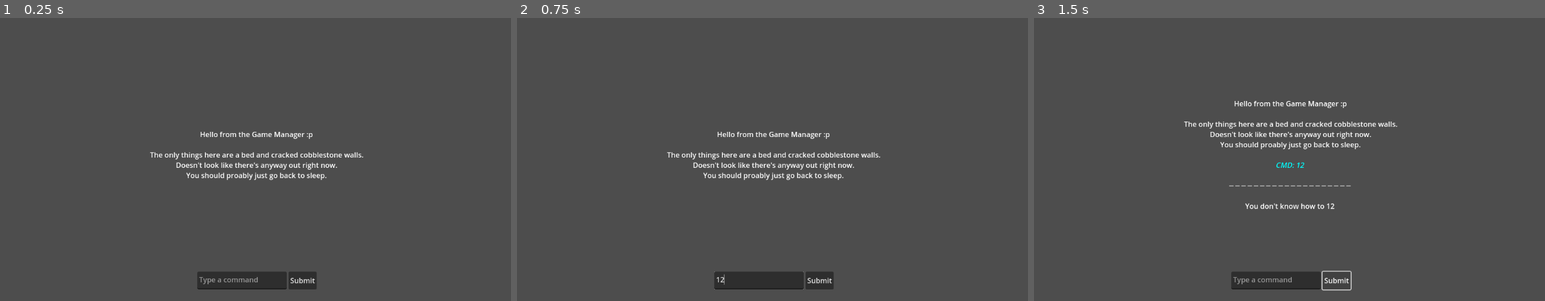
Above: before the commit, frames 1-3 (left to right).
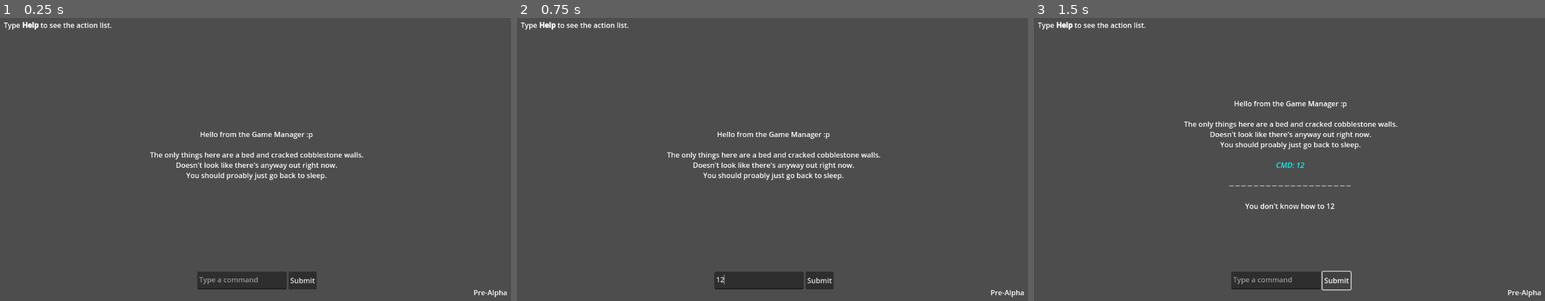
Above: after the commit, the same moments.

Repository: Uraxii/mouse
Game: Godot game, scene res://scenes/main.tscn
The game is run twice, just before and just after one commit, with the same random seed, the same clock (stepped at 60 frames per second) and the same inputs.
Inputs (mouse positions are in pixels of both pictures, inside the frame that each line leads up to):
- Up to frame 1 (0.25 s): no input
- Up to frame 2 (0.75 s): click (757, 281) at 0.52 s; type "12" at 0.6 s
- Up to frame 3 (1.5 s): click "Submit" at 1.25 s

The runs differ from the first frame. In frame 1, 0.3% of the frame differs, in the area x 0-100%, y 1-99%; in frame 2, 0.3%; in frame 3, 0.3%.

Commit message:
show inventory / items update

Diff:
--- a/scenes/interface.tscn
+++ b/scenes/interface.tscn
@@ -30,8 +30,10 @@
 grow_vertical = 2
 size_flags_horizontal = 4
 size_flags_vertical = 4
+bbcode_enabled = true
 text = "{{ Narration }}"
 scroll_following = true
+context_menu_enabled = true
 horizontal_alignment = 1
 vertical_alignment = 1
 script = ExtResource("2_t72xj")
@@ -88,3 +90,28 @@
 unique_name_in_owner = true
 layout_mode = 2
 text = "Submit"
+
+[node name="Tutorial" type="RichTextLabel" parent="."]
+layout_mode = 1
+offset_left = 10.0
+offset_top = 10.0
+offset_right = 267.0
+offset_bottom = 43.0
+bbcode_enabled = true
+text = "Type [b]Help[/b] to see the action list."
+
+[node name="Version" type="RichTextLabel" parent="."]
+layout_mode = 1
+anchors_preset = 3
+anchor_left = 1.0
+anchor_top = 1.0
+anchor_right = 1.0
+anchor_bottom = 1.0
+offset_left = -92.0
+offset_top = -38.0
+offset_right = -15.0
+offset_bottom = -5.0
+grow_horizontal = 0
+grow_vertical = 0
+bbcode_enabled = true
+text = "[right]Pre-Alpha[/right]"
--- /dev/null
+++ b/scenes/player.tscn
@@ -0,0 +1,19 @@
+[gd_scene load_steps=5 format=3 uid="uid://bplnu52h2ad8l"]
+
+[ext_resource type="Script" uid="uid://b6mb362n13ols" path="res://scripts/player.gd" id="1_3vyb7"]
+[ext_resource type="Script" uid="uid://bao1tg7dleank" path="res://scripts/resources/item.gd" id="2_qhqgy"]
+[ext_resource type="Script" uid="uid://dba7765ayqxv2" path="res://scripts/resources/inventory.gd" id="3_dqkch"]
+
+[sub_resource type="Resource" id="Resource_qlg0r"]
+script = ExtResource("3_dqkch")
+id = 0
+display_name = "Items"
+items = Array[ExtResource("2_qhqgy")]([])
+capacity = null
+inspect_text = "It can hold items."
+empty_text = "Sorry bud. Nothing but air here."
+metadata/_custom_type_script = "uid://dba7765ayqxv2"
+
+[node name="Player" type="Node"]
+script = ExtResource("1_3vyb7")
+inventory = SubResource("Resource_qlg0r")
--- a/scripts/globals/event_manager.gd
+++ b/scripts/globals/event_manager.gd
@@ -31,8 +31,8 @@
     signals.message.emit("─ ".repeat(20))
 
     match cmd.action.to_lower():
-        "help":
-            help()
+        "drop":
+            drop(cmd.target)
         "inspect":
             inspect(cmd.target)
         "look":
@@ -41,14 +41,28 @@
             pickup(cmd.target)
         "search":
             search(cmd.target)
+        "help":
+            help()
         _:
             signals.message.emit("You don't know how to %s" % [cmd])
+
+
+func drop(item_name: String) -> void:
+    var item = player.inventory.remove_item_by_name(item_name)
+
+    if not item:
+        signals.message.emit("Could not drop %s." % item_name)
+
+    player.current_room.inventory.add_item(item)
+    signals.message.emit("You put the %s down." % item.display_name)
+
 
 
 func help() -> void:
     var help_message = """[center][b]HELP[/b][/center]
     [left][u]Actions[/u]
-
+    [b]Drop[/b]
+    \t...
     [b]Inspect[/b]
     \t...
     [b]Look[/b]
@@ -86,12 +100,11 @@
 
     match target_str:
         "inventory":
-            function = player.check_inventory
+            function = player.inventory.look
         "room":
             function = player.current_room.look
         _:
-            if player.current_focus.has_method("look"):
-                function = player.current_focus.look
+            function = player.current_focus.get_method("look")
 
     if not function:
         signals.message.emit("There's nothing like that here.")
@@ -129,8 +142,6 @@
         return
 
     signals.message.emit(target.search())
-
-
 #endregion
 
 
--- a/scripts/globals/game_manager.gd
+++ b/scripts/globals/game_manager.gd
@@ -5,6 +5,7 @@
 var map_data: Map = preload("res://resources/maps/m1/m1.tres")
 var remaining_time := map_data.time
 
+var player_scene := preload("res://scenes/player.tscn")
 var local_player: Player = null
 var players: Array[Player] = []
 
@@ -38,7 +39,9 @@
 
 
 func _create_player() -> Player:
-    players.append(Player.new())
+    var player: Player = player_scene.instantiate()
+    players.append(player)
+    add_child.call_deferred(player)
     return players[-1]
 
 
--- a/scripts/player.gd
+++ b/scripts/player.gd
@@ -1,8 +1,10 @@
 class_name Player extends Node
 
 
-var display_name := "Mouse"
-var inventory := Inventory.new()
+@export var display_name := "Mouse"
+@export var inventory := Inventory.new()
+
+
 var spawn_room: Room
 var current_room: Room
 # TODO: Focusing other stuff. For now, focus will always be the current room.
@@ -13,5 +15,5 @@
 var speed := 100
 
 
-func check_inventory() -> String:
-    return "===> %s's  Inventory <===\n%s\n" % [display_name, inventory.text]
+func _ready() -> void:
+    inventory.display_name = "%s's Inventory" % display_name
--- a/scripts/resources/inventory.gd
+++ b/scripts/resources/inventory.gd
@@ -4,6 +4,7 @@
 
 #region Resource Data
 @export var id := -1
+@export var display_name := "Items"
 @export var items: Array[Item]
 @export var capacity := INFINITE
 
@@ -12,8 +13,6 @@
 #endregion
 
 #region State Data
-var text := ""
-
 var is_empty: bool:
     get: return items.size() == 0
 
@@ -29,8 +28,9 @@
 func inspect() -> String:
     return inspect_text
 
+
 func look() -> String:
-    return text
+    return to_table()
 #endregion
 
 
@@ -40,15 +40,15 @@
         return item_to_add
 
     items.append(item_to_add)
-    update_inventory_text()
+
     return null
 
 
-func remove_item_by_name(display_name: String) -> Item:
+func remove_item_by_name(item_name: String) -> Item:
     var removed_item: Item = null
 
     for i in range(items.size()):
-        if items[i].display_name.to_lower() == display_name.to_lower():
+        if items[i].display_name.to_lower() == item_name.to_lower():
             if items[i].tags.has("cannot_drop"):
                 # Using 'continue' here instead of 'break'.
                 # This guards against bugs caused by item id collisions.
@@ -57,8 +57,6 @@
             removed_item = items[i]
             items.remove_at(i)
             break
-
-    update_inventory_text()
 
     return removed_item
 
@@ -77,16 +75,25 @@
             items.remove_at(i)
             break
 
-    update_inventory_text()
-
     return removed_item
 
 
-func update_inventory_text() -> void:
-    if is_empty:
-        text = empty_text
-        return
+func to_table() -> String:
+    var text = ""
+    var border_width = 50  # Adjust as needed
+
+    text += "[center][b]%s[/b][/center]\n" % display_name
+    text += "┌" + "─".repeat(border_width - 2) + "┐\n"
+    text += "[table=2][cell][b]    Item    [/b][/cell][cell][b]    Description    [/b][/cell]"
 
     for item in items:
-        text += "[b][u]%s[/b][/u]\n\t-[i]%s[/i]\n" % [item.display_name, item.short_desc]
+        text += "[cell]    [u][color=yellow]%s[/color][/u]    [/cell][cell]    [i]%s[/i]    [/cell]" % [
+            item.display_name,
+            item.short_desc
+        ]
+
+    text += "[/table]\n"
+    text += "└" + "─".repeat(border_width - 2) + "┘"
+
+    return text
 #endregion
--- a/scripts/resources/room.gd
+++ b/scripts/resources/room.gd
@@ -32,7 +32,7 @@
 
     if inventory.items.size() == 1:
         # TODO: a/an logic
-        return "You found a [%s]!" % [inventory.items[0].display_name]
+        return "You found a [color=yellow]%s[/color]!" % [inventory.items[0].display_name]
 
     var out_str = "There are a few things in here...\n"
 
